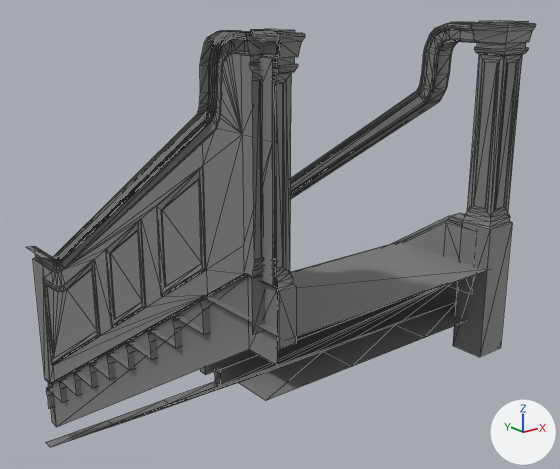
The FBX model Projet Final Manoir/Manoir_FBX_Unwrapped/AR-Staircase_02.FBX, before and after one commit.
Before and after are seen from a 50 mm lens placed at (-5.04, -13.94, 8.12), pointed at (2.89, -4.03, 4.16). Lighting does not change. The marker at lower right points along +X, +Y and +Z. Mesh edges are drawn as thin lines. Where no turn or scale is listed for an object, it has been applied to the vertices.

The older version as bpy lines, for what is in view:
```python
me_mesh = bpy.data.meshes.new('Mesh')
me_mesh.from_pydata(...)  # 1164 vertices, 1955 faces; spans x 0.0..4.36, y -7.67..0.18, z -0.84..7.74
me_mesh.materials.append(mat_worldgridmaterial)  # grey #808080
ob_ar_staircase_02 = bpy.data.objects.new('AR-Staircase_02', me_mesh)
ob_ar_staircase_02.location = (0.0, 0.0, 0.0)
```
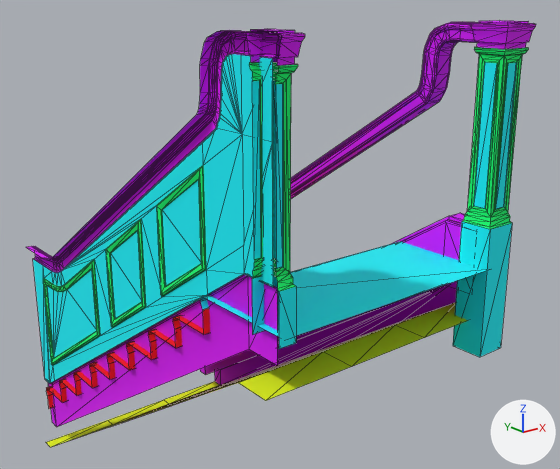
What the commit changed:
Material 'Material #13' (mat_material__13) is new.
Its base color is (0.729, 0.0, 1.0) (pink #de00ff).
Its roughness is 0.859.
Material 'Material #14' (mat_material__14) is new.
Its base color is (0.0, 1.0, 0.165) (green #00ff71).
Its roughness is 0.859.
Material 'Material #16' (mat_material__16) is new.
Its base color is (0.816, 0.961, 0.0) (yellow #e9fb00).
Its roughness is 0.859.
Material 'Material #17' (mat_material__17) is new.
Its base color is (0.0, 0.918, 1.0) (cyan #00f6ff).
Its roughness is 0.859.
Material 'Material #15' (mat_material__15) is new.
Its base color is (1.0, 0.0, 0.0) (red #ff0000).
Its roughness is 0.859.
me_mesh has 1164 vertices, 1955 faces and spans x 0.0..4.36, y -7.67..0.18, z -0.84..7.74.
me_mesh is used by ob_ar_staircase_02; location (0.0, 0.0, 0.0).
me_mesh part 1: 152 of the faces centred in x 3.81..4.31, y -7.62..-7.11, z 4.94..7.4 switch from mat_worldgridmaterial (grey #808080) to mat_material__14 (green #00ff71).
me_mesh part 2: 128 of the faces centred in x 0.09..0.12, y -5.97..-0.31, z 1.58..5.82 switch from mat_worldgridmaterial (grey #808080) to mat_material__14 (green #00ff71).
me_mesh part 3: 102 of the faces centred in x 0.03..0.25, y -7.62..-7.11, z 4.94..7.4 switch from mat_worldgridmaterial (grey #808080) to mat_material__14 (green #00ff71).
me_mesh part 4: 823 of the faces centred in x 3.75..4.36, y -7.67..-0.09, z 0.86..7.74 switch from mat_worldgridmaterial (grey #808080) to mat_material__13 (pink #de00ff).
me_mesh part 5: 450 of the faces centred in x 0.04..0.3, y -7.67..0.1, z -0.11..7.74 switch from mat_worldgridmaterial (grey #808080) to mat_material__13 (pink #de00ff).
me_mesh part 6: 36 of the faces centred in x 3.84..4.29, y 0.02..0.1, z -0.7..0.63 switch from mat_worldgridmaterial (grey #808080) to mat_material__13 (pink #de00ff).
me_mesh part 7: all 57 faces centred in x 1.35, y -5.92..0.05, z 0.2..4.01 switch from mat_worldgridmaterial (grey #808080) to mat_material__15 (red #ff0000).
me_mesh part 8: 48 of the faces centred in x 0.47..3.77, y -7.18..0.1, z -0.84..3.45 switch from mat_worldgridmaterial (grey #808080) to mat_material__16 (yellow #e9fb00).
me_mesh part 9: 78 of the faces centred in x 0.03..1.35, y -7.62..0.02, z 0.81..7.16 switch from mat_worldgridmaterial (grey #808080) to mat_material__17 (cyan #00f6ff).
me_mesh part 10: 10 of the faces centred in x 3.81..4.31, y -7.62..-7.11, z 2.95..4.27 switch from mat_worldgridmaterial (grey #808080) to mat_material__17 (cyan #00f6ff).
me_mesh part 11: 8 of the faces centred in x 3.86..4.26, y -7.57..-7.16, z 5.86..6.53 switch from mat_worldgridmaterial (grey #808080) to mat_material__17 (cyan #00f6ff).
me_mesh part 12: 6 of the faces centred in x 2.63, y -6.49..-5.87, z 4.13..4.32 switch from mat_worldgridmaterial (grey #808080) to mat_material__17 (cyan #00f6ff).

Location of each change, [x1, y1, x2, y2] in pixels of the pictures (560 x 469 px):
part 1 of me_mesh, recoloured (grey to green)
    both: [462, 47, 528, 229]
part 2 of me_mesh, recoloured (grey to green)
    both: [43, 166, 206, 365]
part 3 of me_mesh, recoloured (grey to green)
    both: [249, 62, 298, 291]
part 4 of me_mesh, recoloured
    both: [205, 20, 536, 385]
part 5 of me_mesh, recoloured
    both: [26, 29, 305, 427]
part 6 of me_mesh, recoloured
    both: [200, 367, 220, 385]
part 7 of me_mesh, recoloured (grey to red)
    both: [46, 308, 210, 409]
part 8 of me_mesh, recoloured (grey to green)
    both: [46, 303, 468, 447]
part 9 of me_mesh, recoloured (grey to cyan)
    both: [33, 54, 486, 383]
part 10 of me_mesh, recoloured (grey to cyan)
    both: [453, 222, 512, 357]
part 11 of me_mesh, recoloured (grey to cyan)
    both: [474, 62, 517, 209]
part 12 of me_mesh, recoloured (grey to cyan)
    both: [203, 241, 484, 308]
